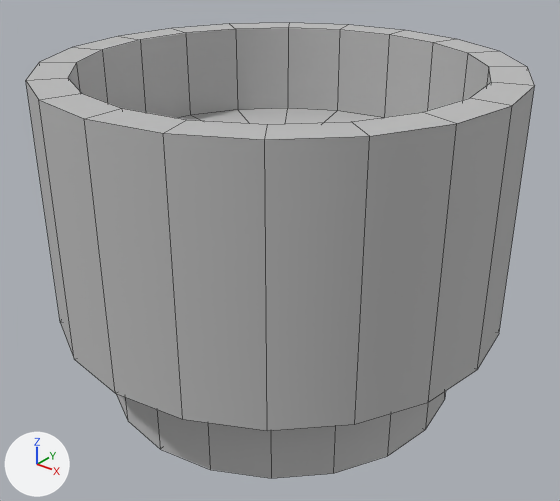
The OBJ model Sim Assets/Models/stage1.obj as it was, and as the next commit left it.
Both versions are drawn from a 50 mm camera at (10.47, -13.1, 12.37) aimed at (0.14, -0.19, 4.36). The axes (+X, +Y, +Z) are drawn at lower left. The lights are the same throughout. Mesh edges are drawn as thin lines. Where no turn or scale is listed for an object, it has been applied to the vertices.

Objects in the first picture: 'stage1'.
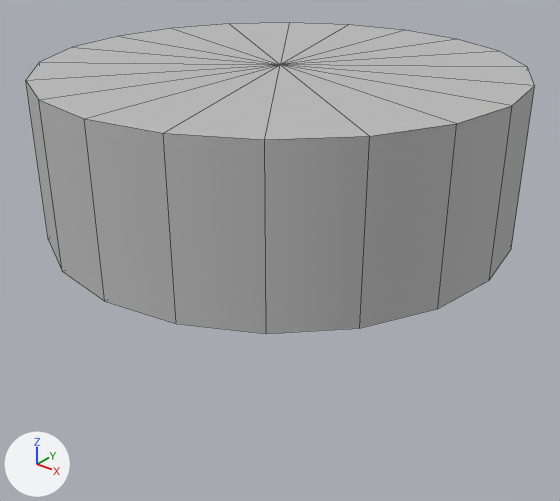
The newer file is also rescaled (x0.143), turned or shifted as a whole; pictures and numbers use the older file's frame.

Diff of the bpy script that builds the scene:
```diff
--- a/Sim Assets/Models/stage1.obj.py
+++ b/Sim Assets/Models/stage1.obj.py
@@ me_stage1 @@
 # used by ob_stage1; location = (0.0, 0.0, 0.0)
-me_stage1.from_pydata(...)  # 122 vertices, 140 faces; spans x -5.25..5.25, y -5.25..5.25, z 1.0..8.69
+me_stage1.from_pydata(...)  # 42 vertices, 60 faces; spans x -5.25..5.25, y -5.25..5.25, z 5.19..8.69
+# me_stage1 part 1
+# 82 vertices are removed from x -4.43..4.43, y -4.43..4.43, z 1.0..8.69
+# 120 faces are deleted
+# 20 vertices in x -5.25..5.25, y -5.25..5.25, z 3.08 move by (0.0, 0.0, 2.11)
+# 2 vertices are added at (0.0, 0.0, 5.19), (0.0, 0.0, 8.69)
+# 40 new faces join them
 me_stage1.materials.append(mat_initialshadinggroup)
```

Location of each change, [x1, y1, x2, y2] in pixels of the pictures (560 x 501 px):
'stage1', reshaped (32% shorter): before [26, 23, 535, 478]; after [26, 23, 535, 334]
